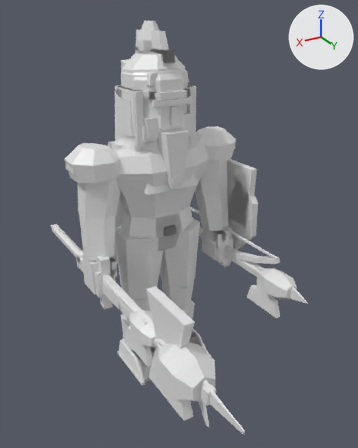
Renders of the glTF model assets/models/orc/orc.glb from each side of a commit.
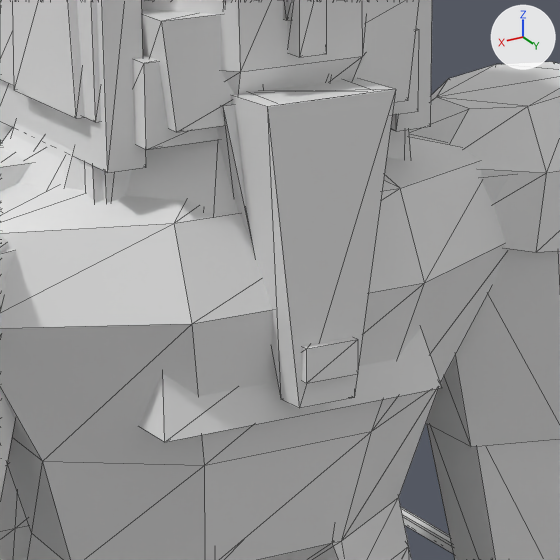
The first picture shows the older version from a camera (50 mm lens) standing at (1.326, 2.463, 2.148) and looking at (0.017, 0.28, 1.057). The close-ups show the older and then the newer version on the part from 33% to 61% of the width and 26% to 48% of the height of that picture. Only the edits that show in the close-ups are written down. The lights are fixed; the arrows at upper right show +X, +Y and +Z. The close-ups show mesh edges as thin lines.

Before the edit, the objects in view are built like this:
```python
me_beardlong = bpy.data.meshes.new('BeardLong')
me_beardlong.from_pydata(...)  # 24 vertices, 36 faces; spans x -0.143..0.143, y 0.077..0.177, z 1.367..1.649
me_beardlong.materials.append(mat_character)  # white #e7e7e7
me_cloak = bpy.data.meshes.new('Cloak')
me_cloak.from_pydata(...)  # 126 vertices, 240 faces; spans x -0.336..0.336, y -0.333..-0.012, z 0.576..1.467
me_cloak.materials.append(mat_character)  # white #e7e7e7
me_hairelflong = bpy.data.meshes.new('HairElfLong')
me_hairelflong.from_pydata(...)  # 56 vertices, 92 faces; spans x -0.187..0.187, y -0.17..0.159, z 1.121..1.894
me_hairelflong.materials.append(mat_character)  # white #e7e7e7
ob_beardlong = bpy.data.objects.new('BeardLong', me_beardlong)
ob_beardlong.location = (0.0, 0.0, 0.0)
ob_cloak = bpy.data.objects.new('Cloak', me_cloak)
ob_cloak.location = (0.0, 0.0, 0.0)
ob_hairelflong = bpy.data.objects.new('HairElfLong', me_hairelflong)
ob_hairelflong.location = (0.0, 0.0, 0.0)
# also in view: 'Helm_plate_open' at (0.0, 0.0, 1.702); 'BodyMale' at (0.0, 0.038, 0.933); 'Helm_coif' at (0.0, -0.012, 1.665); 'BeardHornkin' at (0.0, 0.201, 1.475); 'Helm_plate' at (0.0, 0.012, 1.726)
```
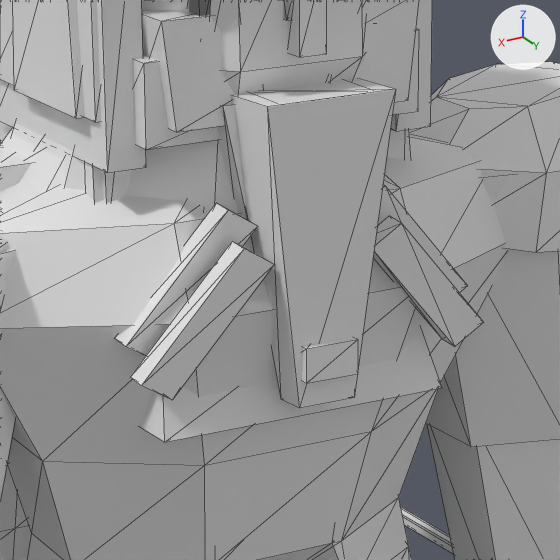
Changed parts and their boxes (x1, y1, x2, y2) in the close-ups (560 x 560 px):
'Marks2', added
    after: (130, 0, 483, 400)
'MarksF2', added
    after: (115, 185, 467, 356)
'Feature1', added
    after: (210, 0, 374, 32)

What changed in the scene script:
```text
Add me_marksf2:
    me_marksf2.from_pydata(...)  # 40 vertices, 60 faces; spans x -0.197..0.197, y 0.134..0.195, z 1.308..1.823
    me_marksf2.materials.append(mat_character)  # white #e7e7e7
Add me_marks2:
    me_marks2.from_pydata(...)  # 40 vertices, 60 faces; spans x -0.197..0.197, y 0.134..0.227, z 1.277..1.823
    me_marks2.materials.append(mat_character)  # white #e7e7e7
Add me_feature1:
    me_feature1.from_pydata(...)  # 16 vertices, 24 faces; spans x -0.099..0.099, y 0.116..0.205, z 1.567..1.714
    me_feature1.materials.append(mat_character)  # white #e7e7e7
Add ob_marksf2:
    ob_marksf2 = bpy.data.objects.new('MarksF2', me_marksf2)
    ob_marksf2.location = (0.0, 0.0, 0.0)
Add ob_marks2:
    ob_marks2 = bpy.data.objects.new('Marks2', me_marks2)
    ob_marks2.location = (0.0, 0.0, 0.0)
Add ob_feature1:
    ob_feature1 = bpy.data.objects.new('Feature1', me_feature1)
    ob_feature1.location = (0.0, 0.0, 0.0)
```
